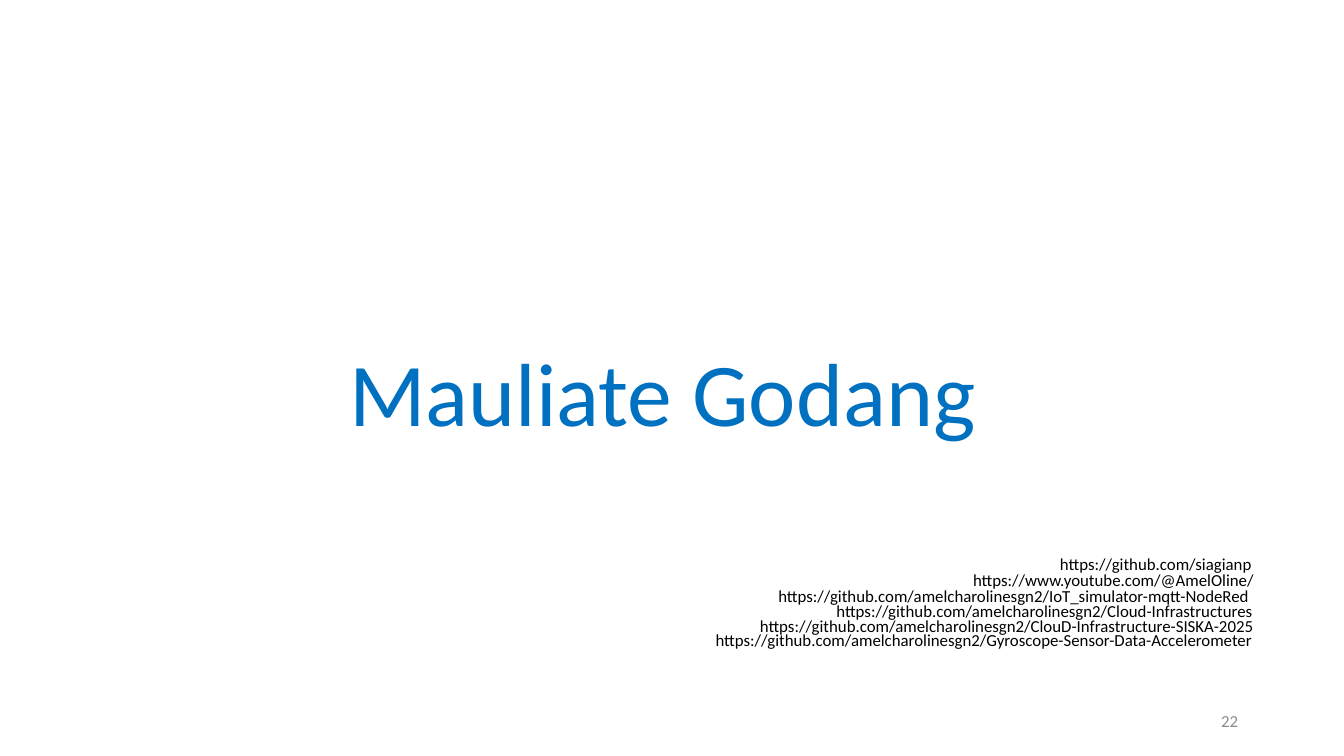
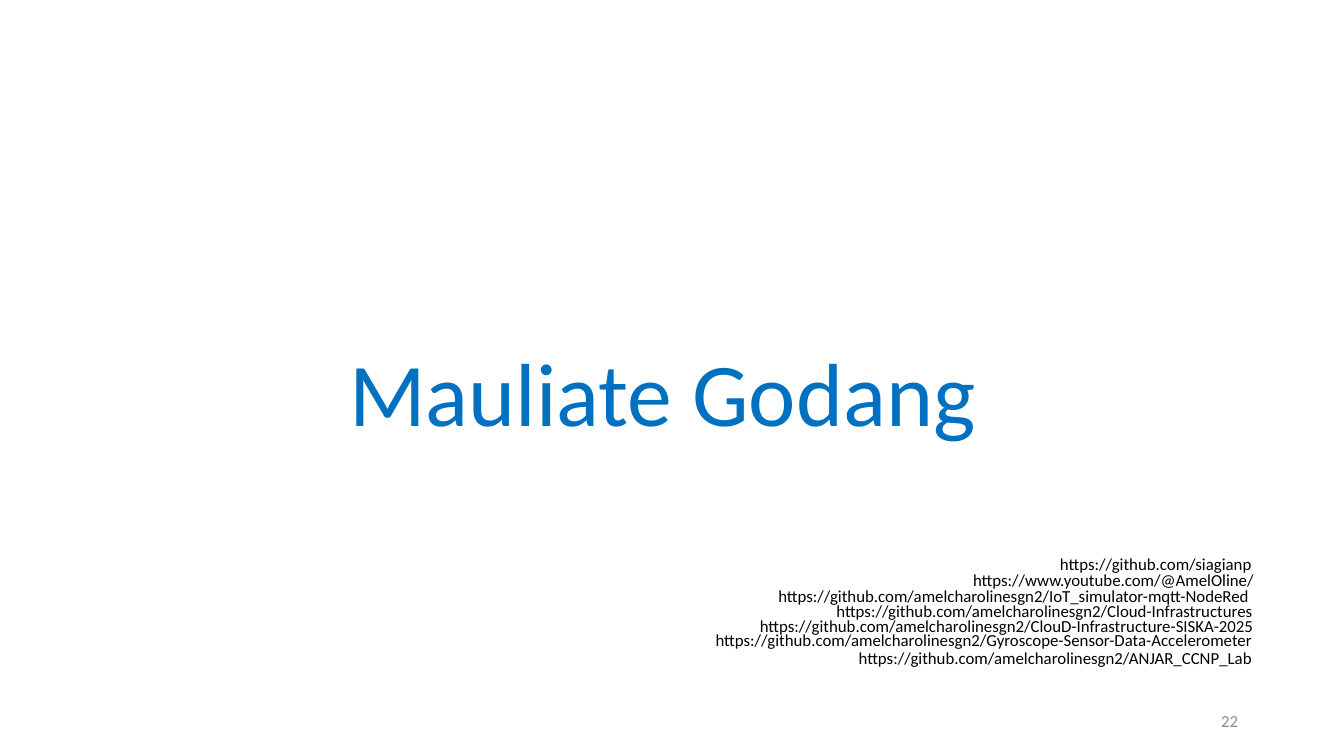
Before and after one commit to amelcharolinesgn2/ANJAR_CCNP_Lab, a slide deck: slide 22 of LAB_VMware_Ubuntu Server-DHCP-DNS-MailServer-Bin9.pptx. Drawn at 1344x756 pixels with LibreOffice and Linux fonts; fonts in the diff are those of the drawing. Boxes give left, top, right and bottom in pixels: in the first picture for what was removed or moved away, otherwise in the second. Text is boxed around its words. In the diff, an @@ line names an element or a change of style, - is before the commit and + after.

```diff
--- a/LAB_VMware_Ubuntu Server-DHCP-DNS-MailServer-Bin9.pptx
+++ b/LAB_VMware_Ubuntu Server-DHCP-DNS-MailServer-Bin9.pptx
@@ text added at (859,652,1252,667), 9 pt, text #000000 @@
+https://github.com/amelcharolinesgn2/ANJAR_CCNP_Lab
```
Also in this commit, not shown: 4 other slides changed.
